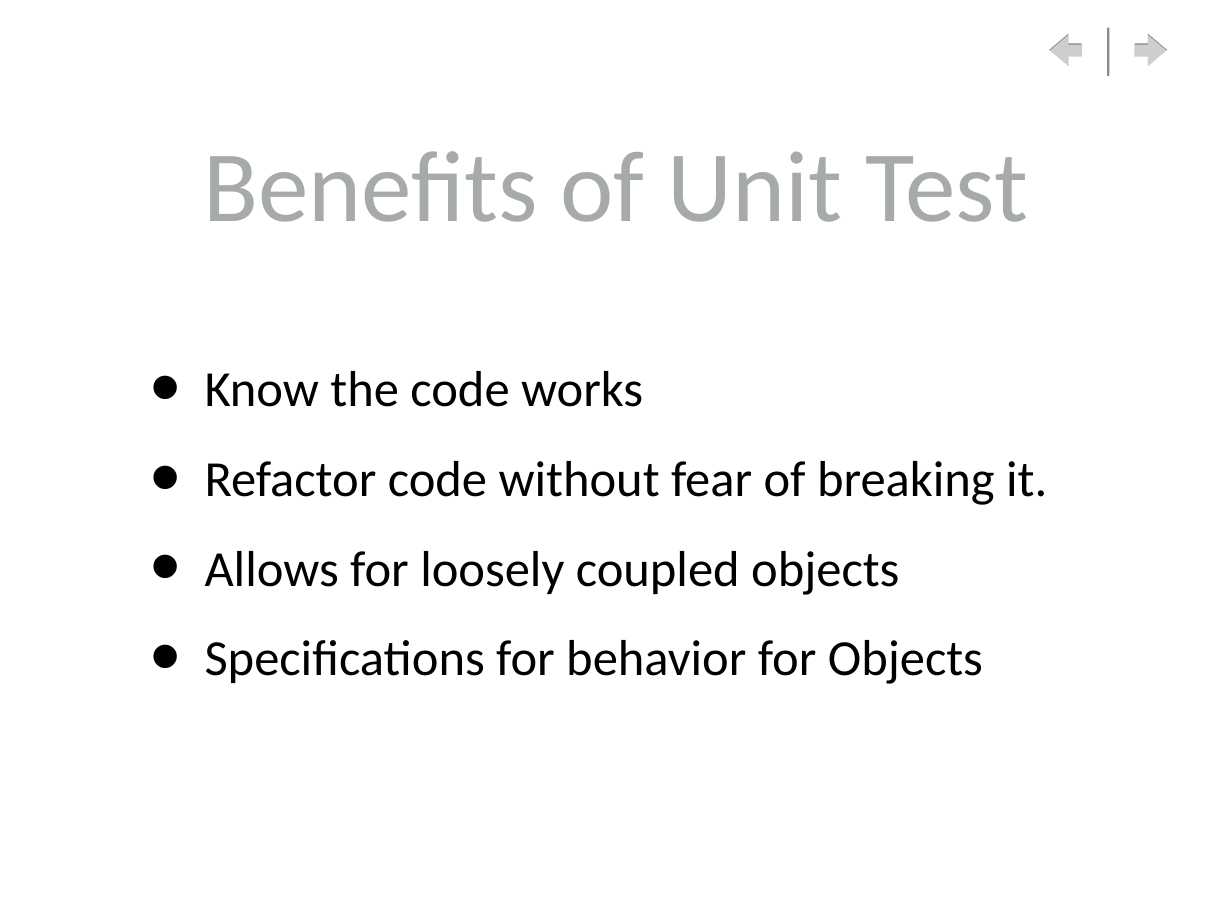
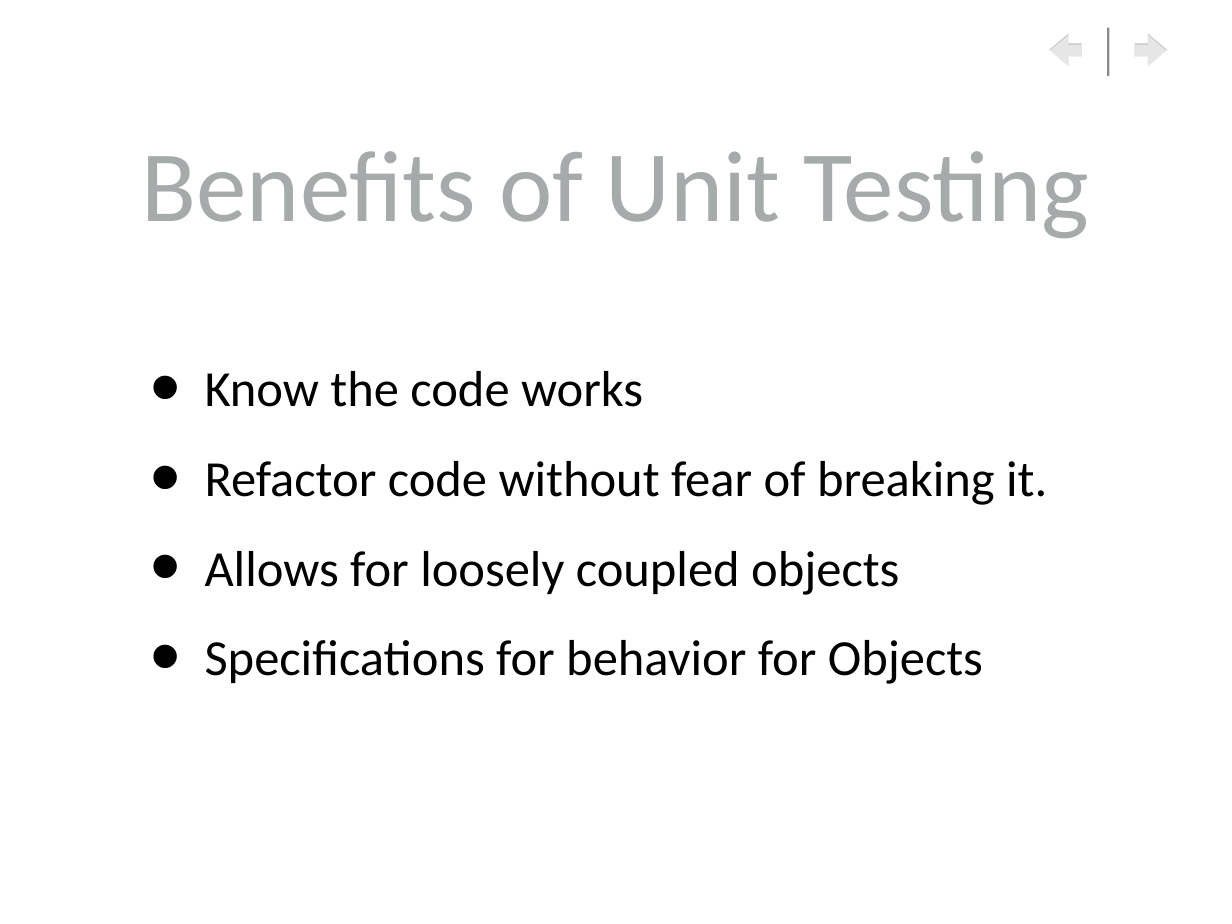
Before and after one commit to RaviVaranasi/mocktesting, a slide deck: slide 6 of docs/MockingGroovyTesting.ppt. Drawn at 1232x924 pixels with LibreOffice and Linux fonts; fonts in the diff are those of the drawing; background and template pictures are left out. Boxes give left, top, right and bottom in pixels: in the first picture for what was removed or moved away, otherwise in the second. Text is boxed around its words. In the diff, an @@ line names an element or a change of style, - is before the commit and + after.

Commit message:
Made minor changes to ppt.

```diff
--- a/docs/MockingGroovyTesting.ppt
+++ b/docs/MockingGroovyTesting.ppt
@@ right arrow at [1049,35,1082,68]: shadow changed @@
@@ right arrow at [1135,35,1167,68]: shadow changed @@
@@ title at [142,151,1090,238]: text changed @@
-Benefits of Unit Test
+Benefits of Unit Testing
```
Also in this commit, not shown: 7 other slides changed.
